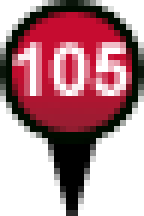
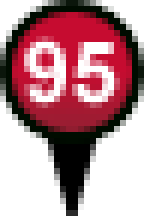
Layer changes from the first 144×216 image to the second:
hid "• 6 copy" over [12, 42, 132, 96]
showed "• 6", painted on it over [18, 36, 132, 108]
